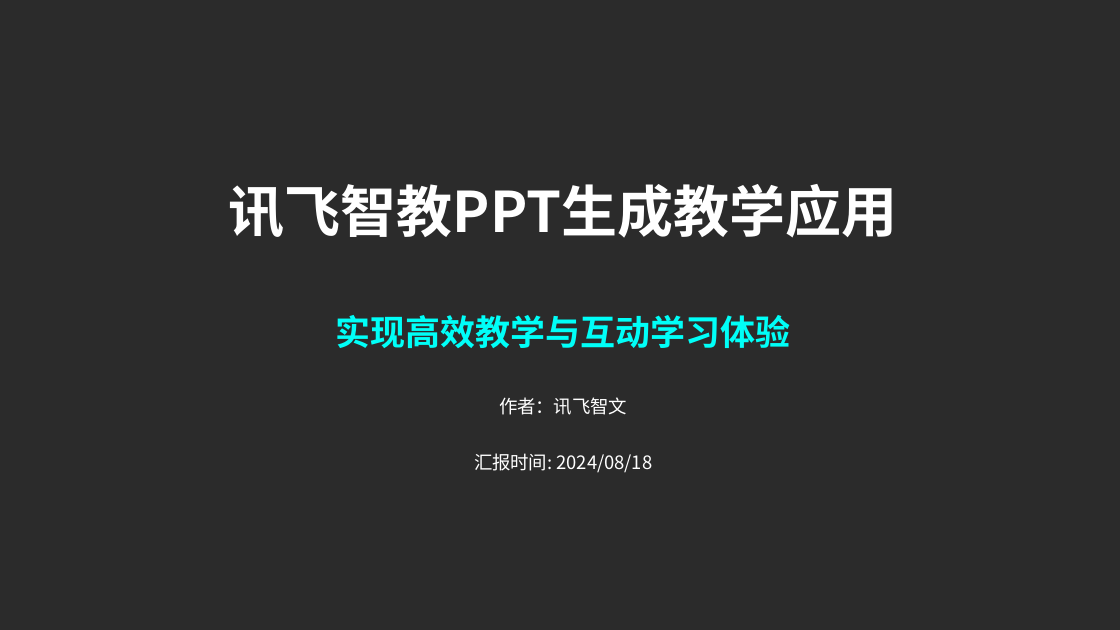
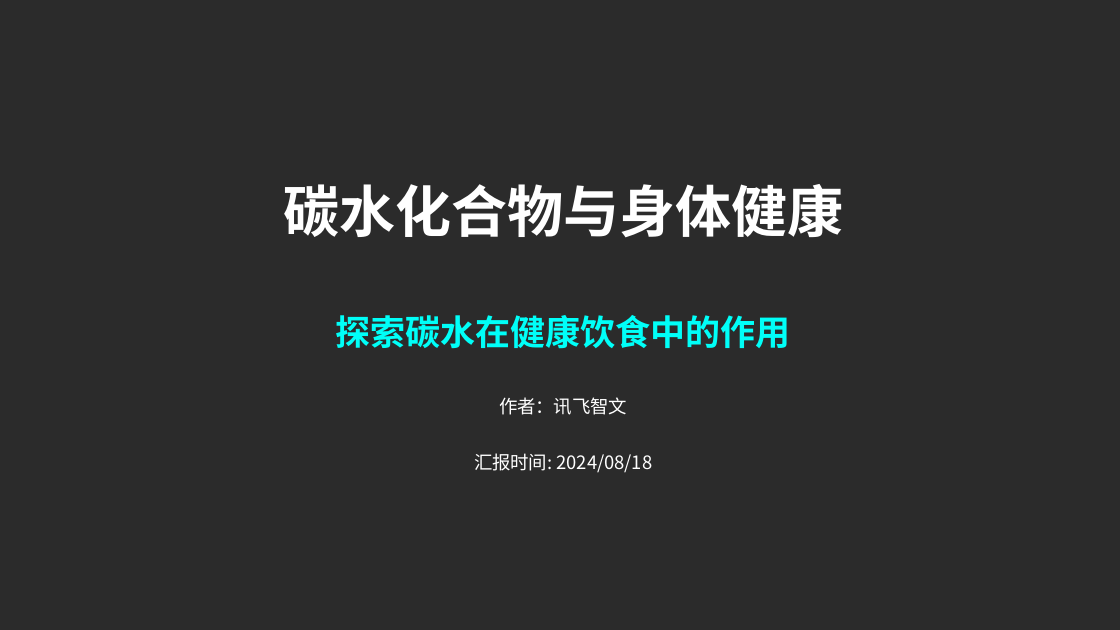
Before and after one commit to FlashLizard/Intelligent_Learning_Platform, a slide deck: slide 1 of src/generate_ppt/generate_ppt/ppttmp.ppt. Drawn at 1120x630 pixels with LibreOffice and Linux fonts; fonts in the diff are those of the drawing; background and template pictures are left out; a plain dark background stands for a picture behind light text. Boxes give left, top, right and bottom in pixels: in the first picture for what was removed or moved away, otherwise in the second. Text is boxed around its words. In the diff, an @@ line names an element or a change of style, - is before the commit and + after.

```diff
--- a/src/generate_ppt/generate_ppt/ppttmp.ppt
+++ b/src/generate_ppt/generate_ppt/ppttmp.ppt
@@ text at (283,184,843,237): text changed @@
-讯飞智教PPT生成教学应用
+碳水化合物与身体健康
@@ text at (336,315,791,349): text changed @@
-实现高效教学与互动学习体验
+探索碳水在健康饮食中的作用
```
Also in this commit, not shown: 4 other slides changed, 15 slides added, 23 slides removed, 9 other files.
